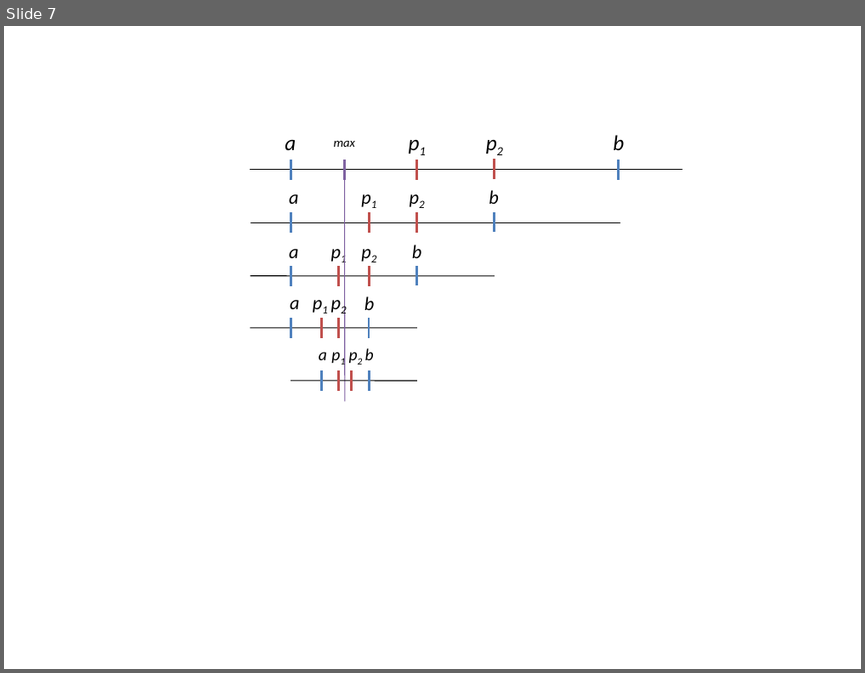
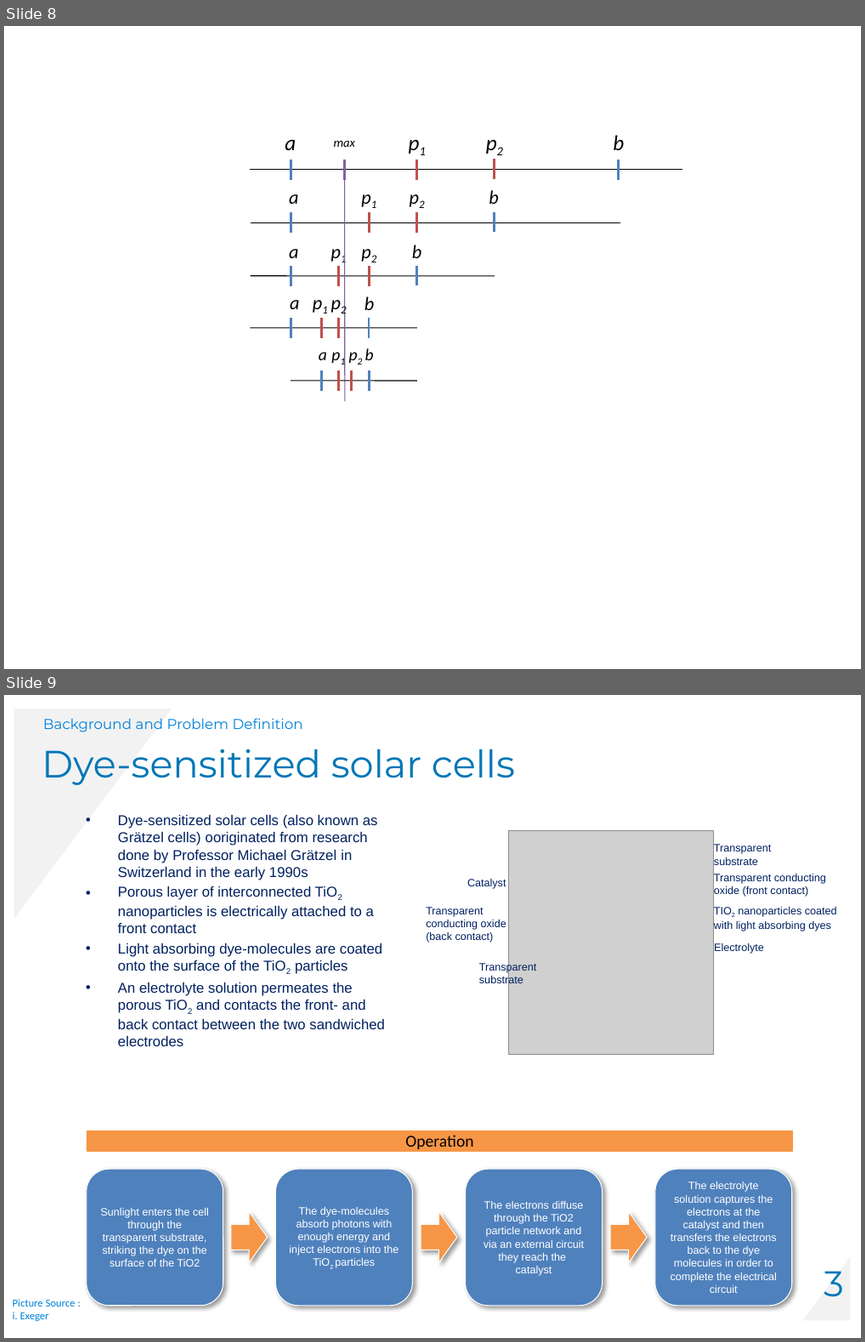
Before and after one commit to cyrexxx/Thesis, a slide deck: pictures_EXjob.pptx. Shown one above the other, each under a label of ours: slide 7 before the commit, slides 8 and 9 after it. The pictures are 865x673 and 865x1342 pixels, drawn with LibreOffice and Linux fonts; fonts in the diff are those of the drawing; grey boxes stand for pictures. Boxes give left, top, right and bottom in pixels: in the first picture for what was removed or moved away, otherwise in the second. Text is boxed around its words. In the diff, an @@ line names an element or a change of style, - is before the commit and + after.

```diff
--- a/pictures_EXjob.pptx
+++ b/pictures_EXjob.pptx
@@ slide 9 added at (4, 695, 861, 1338), background #FFFFFF @@
@@ right triangle added at (14, 709, 171, 919), fill #F2F2F2 @@
@@ text added at (43, 718, 303, 732), 12 pt, text #0082DA @@
+Background and Problem Definition
@@ text added at (41, 749, 515, 785), 32 pt, text #0076B7 @@
+Dye-sensitized solar cells
@@ text added at (118, 815, 385, 1046), 12 pt, text #002060 @@
+• Dye-sensitized solar cells (also known as Grätzel cells) ooriginated from research done by Professor Michael Grätzel in Switzerland in the early 1990s
+• Porous layer of interconnected TiO2 nanoparticles is electrically attached to a front contact
+• Light absorbing dye-molecules are coated onto the surface of the TiO2 particles
+• An electrolyte solution permeates the porous TiO2 and contacts the front- and back contact between the two sandwiched electrodes
@@ group added at (426, 831, 837, 1055): 7 texts, 1 picture @@
+Catalyst
+Transparent
+conducting oxide
+(back contact)
+Transparent substrate
+Transparent substrate
+Transparent conducting oxide (front contact)
+TIO2 nanoparticles coated with light absorbing dyes
+Electrolyte
@@ rectangle added at (87, 1130, 793, 1151), fill #F79646, outline #F79646 0.75 pt, 14 pt, text #000000 @@
+Operation
@@ group added at (86, 1168, 792, 1305): 4 rounded rectangles, 3 right arrows @@
+Sunlight enters the cell through the transparent substrate, striking the dye on the surface of the TiO2
+The dye-molecules absorb photons with enough energy and inject electrons into the TiO2 particles
+The electrons diffuse through the TiO2 particle network and via an external circuit they reach the catalyst
+The electrolyte solution captures the electrons at the catalyst and then transfers the electrons back to the dye molecules in order to complete the electrical circuit
@@ right triangle added at (803, 1256, 851, 1320), fill #F2F2F2 @@
@@ text added at (823, 1270, 844, 1297), 30 pt, text #0076B7 @@
+3
@@ text added at (12, 1299, 75, 1321), 9 pt, text #0082DA @@
+Picture Source :
+i. Exeger
@@ what was slide 7 is now slide 8 @@
```
Also in this commit, not shown: 1 slide changed, 1 other slide added, 44 other files.
